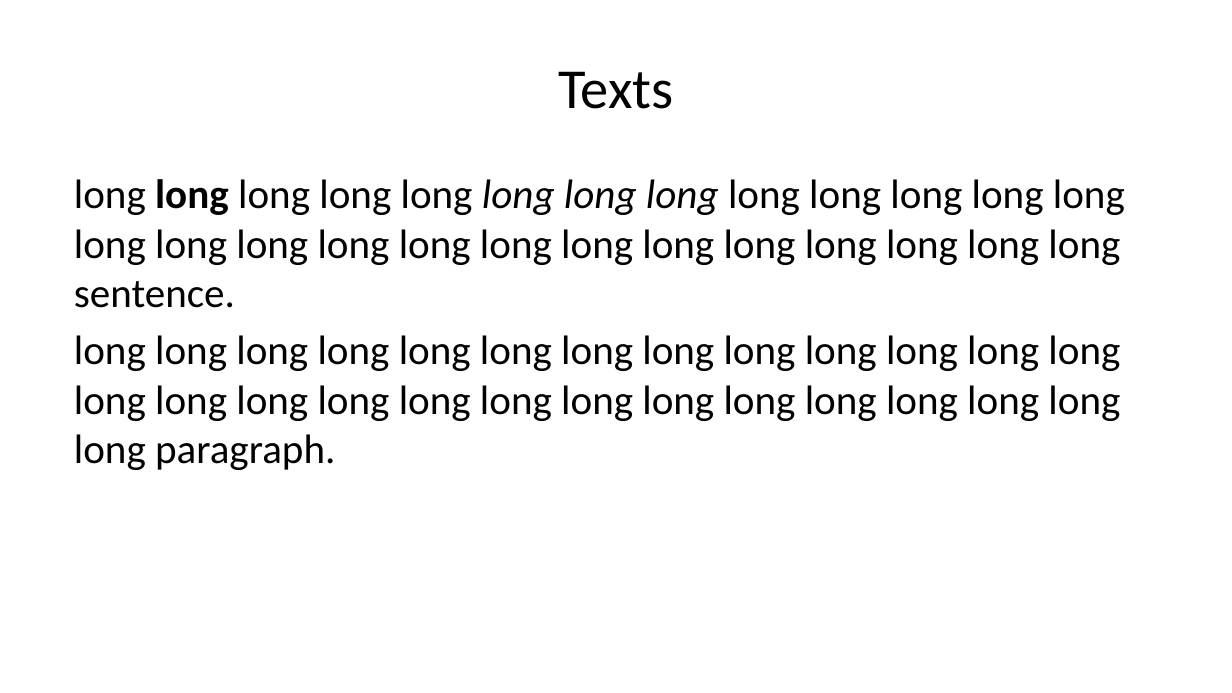
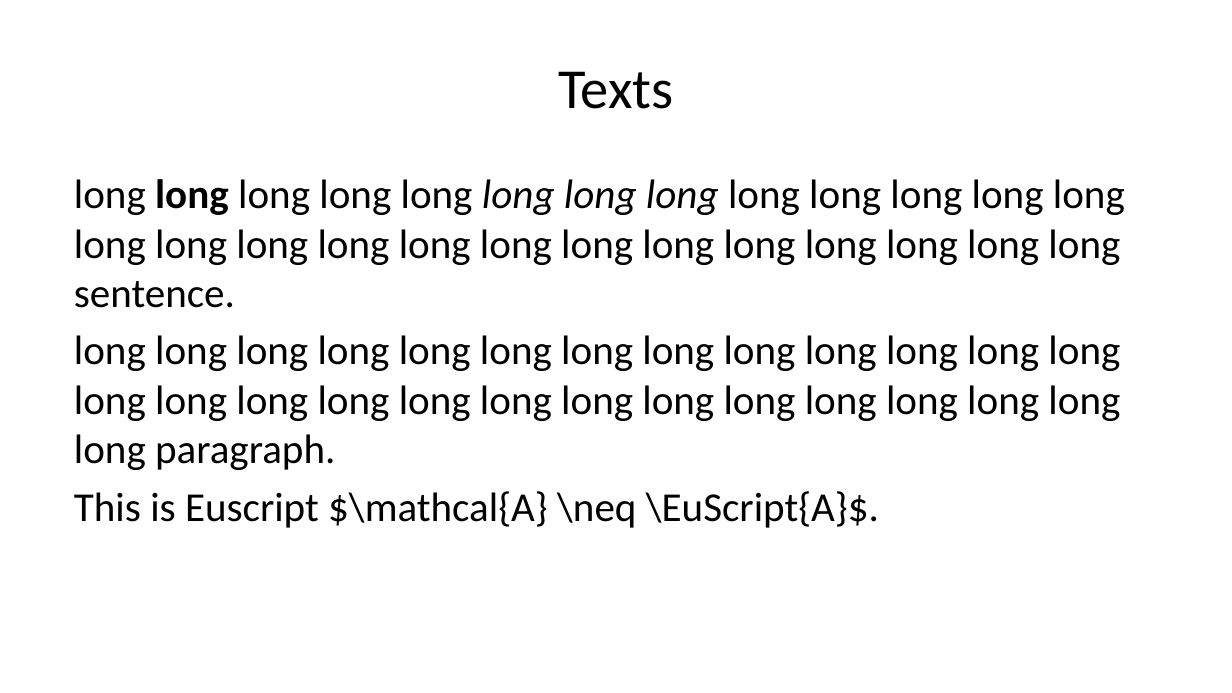
Before and after one commit to sun123zxy/sunquartex, a slide deck: slide 3 of examples/enpre.pptx. Drawn at 1232x693 pixels with LibreOffice and Linux fonts; fonts in the diff are those of the drawing. Boxes give left, top, right and bottom in pixels: in the first picture for what was removed or moved away, otherwise in the second. Text is boxed around its words. In the diff, an @@ line names an element or a change of style, - is before the commit and + after.

```diff
--- a/examples/enpre.pptx
+++ b/examples/enpre.pptx
@@ text at (x1=74, y1=491, x2=879, y2=528): paragraph added @@
+This is Euscript $\mathcal{A} \neq \EuScript{A}$.
```
Also in this commit, not shown: 19 other files.
